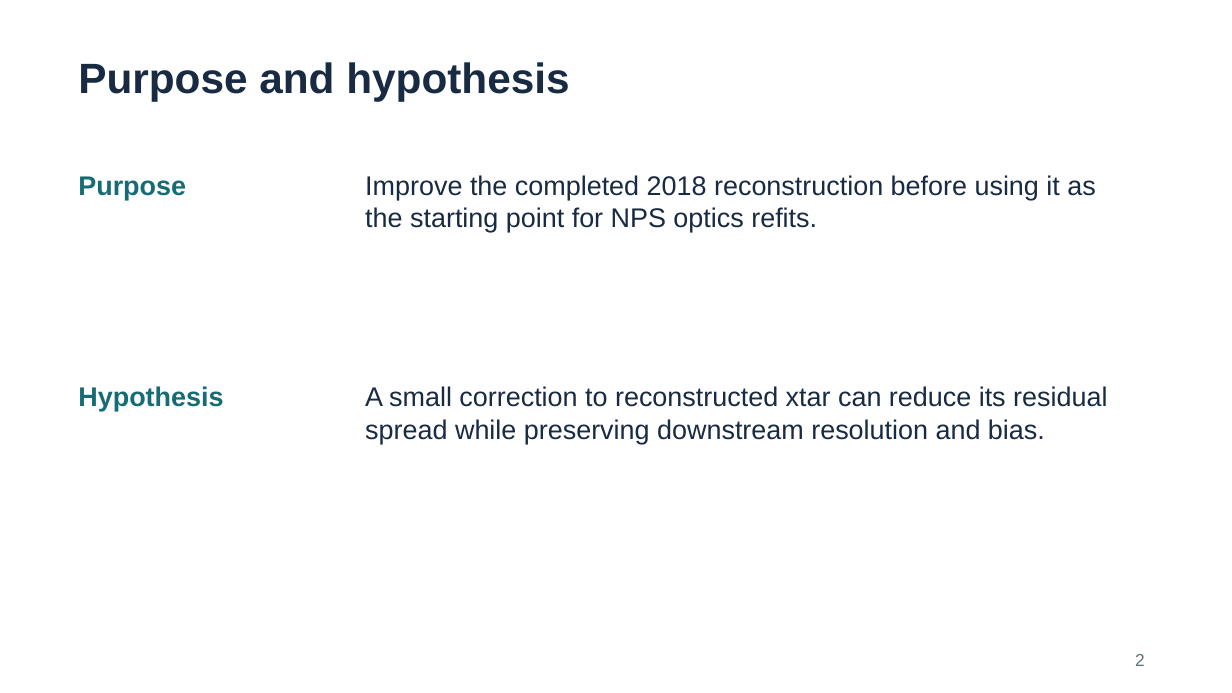
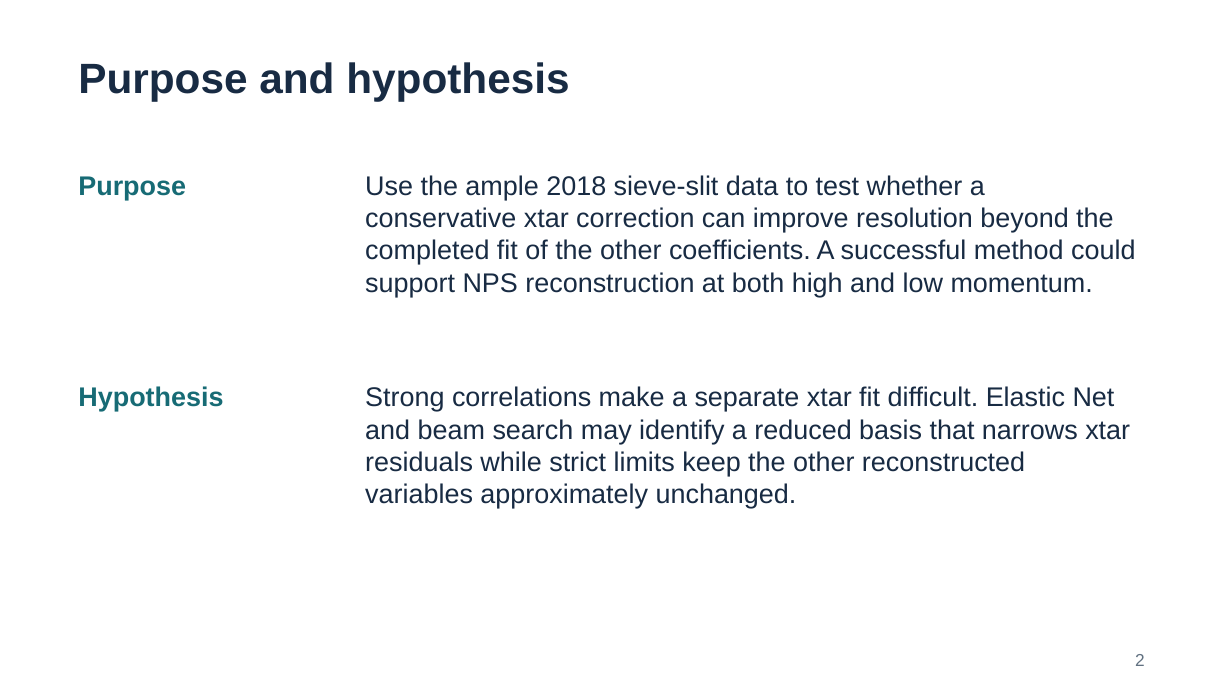
Before and after one commit to cploen/xtar_refit_hms, a slide deck: slide 2 of slides/xtar_study_summary.pptx. Drawn at 1232x693 pixels with LibreOffice and Linux fonts; fonts in the diff are those of the drawing. Boxes give left, top, right and bottom in pixels: in the first picture for what was removed or moved away, otherwise in the second. Text is boxed around its words. In the diff, an @@ line names an element or a change of style, - is before the commit and + after.

Commit message:
Revise xtar study slides and guides

```diff
--- a/slides/xtar_study_summary.pptx
+++ b/slides/xtar_study_summary.pptx
@@ text at (365, 175, 1135, 297): text changed @@
-Improve the completed 2018 reconstruction before using it as the starting point for NPS optics refits.
+Use the ample 2018 sieve-slit data to test whether a conservative xtar correction can improve resolution beyond the completed fit of the other coefficients. A successful method could support NPS reconstruction at both high and low momentum.
@@ text at (365, 386, 1130, 508): text changed @@
-A small correction to reconstructed xtar can reduce its residual spread while preserving downstream resolution and bias.
+Strong correlations make a separate xtar fit difficult. Elastic Net and beam search may identify a reduced basis that narrows xtar residuals while strict limits keep the other reconstructed variables approximately unchanged.
```
Also in this commit, not shown: 5 other slides changed, 2 slides added, 5 other files.
